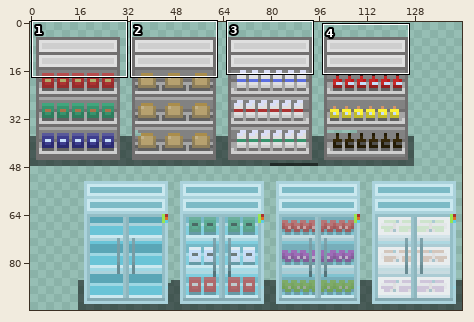
One commit to this sprite sheet: Assets/Sprites/Shop/shelving.png. The picture above shows the old version from afar; the outline marks the close-up.
Close-up. Earlier state:
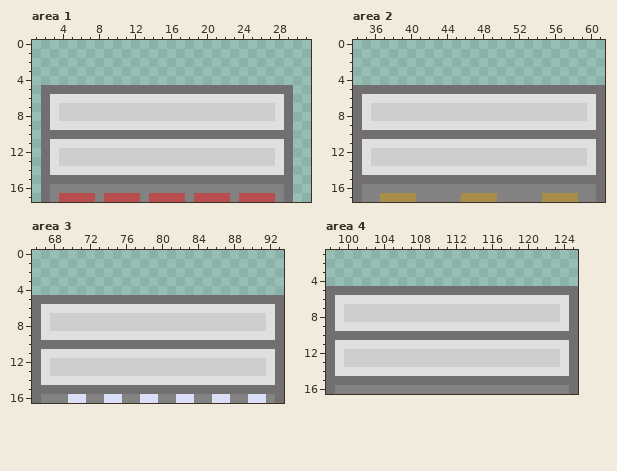
The file is 144x96 pixels. Colours within 5 levels of each other are drawn and written as one. Shown: area 1: x 1..31, y 0..17; area 2: x 34..61, y 0..17; area 3: x 66..93, y 0..16; area 4: x 98..125, y 1..16. The commit also changed other parts of the picture, which this record leaves out.
New version:
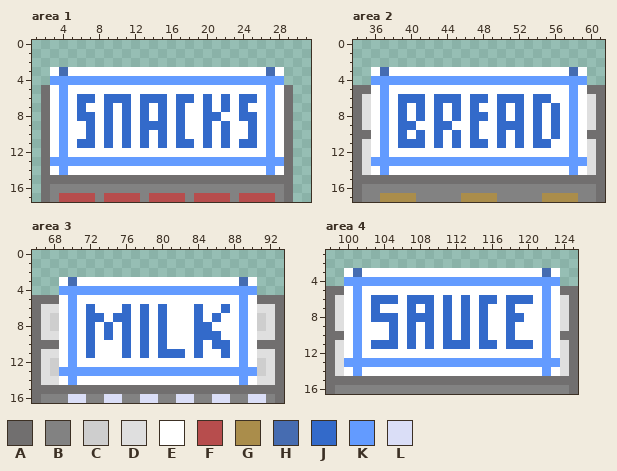
Palette (. is transparent): A #716f6f  B #828282  C #cecece  D #dfdfdf  E #ffffff  F #b74d4d  G #aa8d4b  H #466cb1  J #336aca  K #639bff  L #dadef7
What changed:
--- area 1
@@ x 1..31 @@
  2 ...............................
- 3 ...............................
- 4 ...............................
- 5 .AAAAAAAAAAAAAAAAAAAAAAAAAAAA..
- 6 .ADDDDDDDDDDDDDDDDDDDDDDDDDDA..
- 7 .ADCCCCCCCCCCCCCCCCCCCCCCCCDA..
- 8 .ADCCCCCCCCCCCCCCCCCCCCCCCCDA..
- 9 .ADDDDDDDDDDDDDDDDDDDDDDDDDDA..
-10 .AAAAAAAAAAAAAAAAAAAAAAAAAAAA..
-11 .ADDDDDDDDDDDDDDDDDDDDDDDDDDA..
-12 .ADCCCCCCCCCCCCCCCCCCCCCCCCDA..
-13 .ADCCCCCCCCCCCCCCCCCCCCCCCCDA..
-14 .ADDDDDDDDDDDDDDDDDDDDDDDDDDA..
+ 3 ..EHEEEEEEEEEEEEEEEEEEEEEEHE...
+ 4 ..KKKKKKKKKKKKKKKKKKKKKKKKKK...
+ 5 .AEKEEEEEEEEEEEEEEEEEEEEEEKEA..
+ 6 .AEKEJJEJJJEJJJEJJEJEJEJJEKEA..
+ 7 .AEKEJEEJEJEJEJEJEEJEJEJEEKEA..
+ 8 .AEKEJJEJEJEJEJEJEEJJEEJJEKEA..
+ 9 .AEKEEJEJEJEJJJEJEEJEJEEJEKEA..
+10 .AEKEEJEJEJEJEJEJEEJEJEEJEKEA..
+11 .AEKEJJEJEJEJEJEJJEJEJEJJEKEA..
+12 .AEKEEEEEEEEEEEEEEEEEEEEEEKEA..
+13 .AKKKKKKKKKKKKKKKKKKKKKKKKKKA..
+14 .AEKEEEEEEEEEEEEEEEEEEEEEEKEA..
 15 .AAAAAAAAAAAAAAAAAAAAAAAAAAAA..
--- area 2
@@ x 34..61 @@
  2 ............................
- 3 ............................
- 4 ............................
- 5 AAAAAAAAAAAAAAAAAAAAAAAAAAAA
- 6 ADDDDDDDDDDDDDDDDDDDDDDDDDDA
- 7 ADCCCCCCCCCCCCCCCCCCCCCCCCDA
- 8 ADCCCCCCCCCCCCCCCCCCCCCCCCDA
- 9 ADDDDDDDDDDDDDDDDDDDDDDDDDDA
-10 AAAAAAAAAAAAAAAAAAAAAAAAAAAA
-11 ADDDDDDDDDDDDDDDDDDDDDDDDDDA
-12 ADCCCCCCCCCCCCCCCCCCCCCCCCDA
-13 ADCCCCCCCCCCCCCCCCCCCCCCCCDA
-14 ADDDDDDDDDDDDDDDDDDDDDDDDDDA
+ 3 ..EHEEEEEEEEEEEEEEEEEEEEHE..
+ 4 ..KKKKKKKKKKKKKKKKKKKKKKKK..
+ 5 AAEKEEEEEEEEEEEEEEEEEEEEKEAA
+ 6 ADEKEJJJEJJJEJJEJJJEJJEEKEDA
+ 7 ADEKEJEJEJEJEJEEJEJEJEJEKEDA
+ 8 ADEKEJEJEJEJEJJEJEJEJEJEKEDA
+ 9 ADEKEJJEEJJEEJEEJJJEJEJEKEDA
+10 AAEKEJEJEJEJEJEEJEJEJEJEKEAA
+11 ADEKEJJJEJEJEJJEJEJEJJEEKEDA
+12 ADEKEEEEEEEEEEEEEEEEEEEEKEDA
+13 ADKKKKKKKKKKKKKKKKKKKKKKKKDA
+14 ADEKEEEEEEEEEEEEEEEEEEEEKEDA
 15 AAAAAAAAAAAAAAAAAAAAAAAAAAAA
--- area 3
@@ x 66..93 @@
  2 ............................
- 3 ............................
- 4 ............................
- 5 AAAAAAAAAAAAAAAAAAAAAAAAAAAA
- 6 ADDDDDDDDDDDDDDDDDDDDDDDDDDA
- 7 ADCCCCCCCCCCCCCCCCCCCCCCCCDA
- 8 ADCCCCCCCCCCCCCCCCCCCCCCCCDA
- 9 ADDDDDDDDDDDDDDDDDDDDDDDDDDA
-10 AAAAAAAAAAAAAAAAAAAAAAAAAAAA
-11 ADDDDDDDDDDDDDDDDDDDDDDDDDDA
-12 ADCCCCCCCCCCCCCCCCCCCCCCCCDA
-13 ADCCCCCCCCCCCCCCCCCCCCCCCCDA
-14 ADDDDDDDDDDDDDDDDDDDDDDDDDDA
+ 3 ...EHEEEEEEEEEEEEEEEEEEHE...
+ 4 ...KKKKKKKKKKKKKKKKKKKKKK...
+ 5 AAAEKEEEEEEEEEEEEEEEEEEKEAAA
+ 6 ADDEKEJEEEJEJEJEEEJEEJEKEDDA
+ 7 ADCEKEJJEJJEJEJEEEJEJEEKECDA
+ 8 ADCEKEJEJEJEJEJEEEJJEEEKECDA
+ 9 ADDEKEJEJEJEJEJEEEJJJEEKEDDA
+10 AAAEKEJEEEJEJEJEEEJEJJEKEAAA
+11 ADDEKEJEEEJEJEJJJEJEEJEKEDDA
+12 ADCEKEEEEEEEEEEEEEEEEEEKECDA
+13 ADCKKKKKKKKKKKKKKKKKKKKKKCDA
+14 ADDEKEEEEEEEEEEEEEEEEEEKEDDA
 15 AAAAAAAAAAAAAAAAAAAAAAAAAAAA
--- area 4
@@ x 98..125 @@
  2 ............................
- 3 ............................
- 4 ............................
- 5 AAAAAAAAAAAAAAAAAAAAAAAAAAAA
- 6 ADDDDDDDDDDDDDDDDDDDDDDDDDDA
- 7 ADCCCCCCCCCCCCCCCCCCCCCCCCDA
- 8 ADCCCCCCCCCCCCCCCCCCCCCCCCDA
- 9 ADDDDDDDDDDDDDDDDDDDDDDDDDDA
-10 AAAAAAAAAAAAAAAAAAAAAAAAAAAA
-11 ADDDDDDDDDDDDDDDDDDDDDDDDDDA
-12 ADCCCCCCCCCCCCCCCCCCCCCCCCDA
-13 ADCCCCCCCCCCCCCCCCCCCCCCCCDA
-14 ADDDDDDDDDDDDDDDDDDDDDDDDDDA
+ 3 ..EHEEEEEEEEEEEEEEEEEEEEHE..
+ 4 ..KKKKKKKKKKKKKKKKKKKKKKKK..
+ 5 AAEKEEEEEEEEEEEEEEEEEEEEKEAA
+ 6 ADEKEJJJEJJJEJEJEJJEJJJEKEDA
+ 7 ADEKEJEEEJEJEJEJEJEEJEEEKEDA
+ 8 ADEKEJJJEJJJEJEJEJEEJJEEKEDA
+ 9 ADEKEEEJEJEJEJEJEJEEJEEEKEDA
+10 AAEKEEEJEJEJEJEJEJEEJEEEKEAA
+11 ADEKEJJJEJEJEJJJEJJEJJJEKEDA
+12 ADEKEEEEEEEEEEEEEEEEEEEEKEDA
+13 ADKKKKKKKKKKKKKKKKKKKKKKKKDA
+14 ADEKEEEEEEEEEEEEEEEEEEEEKEDA
 15 AAAAAAAAAAAAAAAAAAAAAAAAAAAA
Pixel boxes of the changes (left, top, right, bottom) in both close-ups:
changed: (50, 67, 284, 175)
changed: (371, 67, 587, 175)
changed: (59, 277, 257, 385)
changed: (344, 268, 560, 376)
